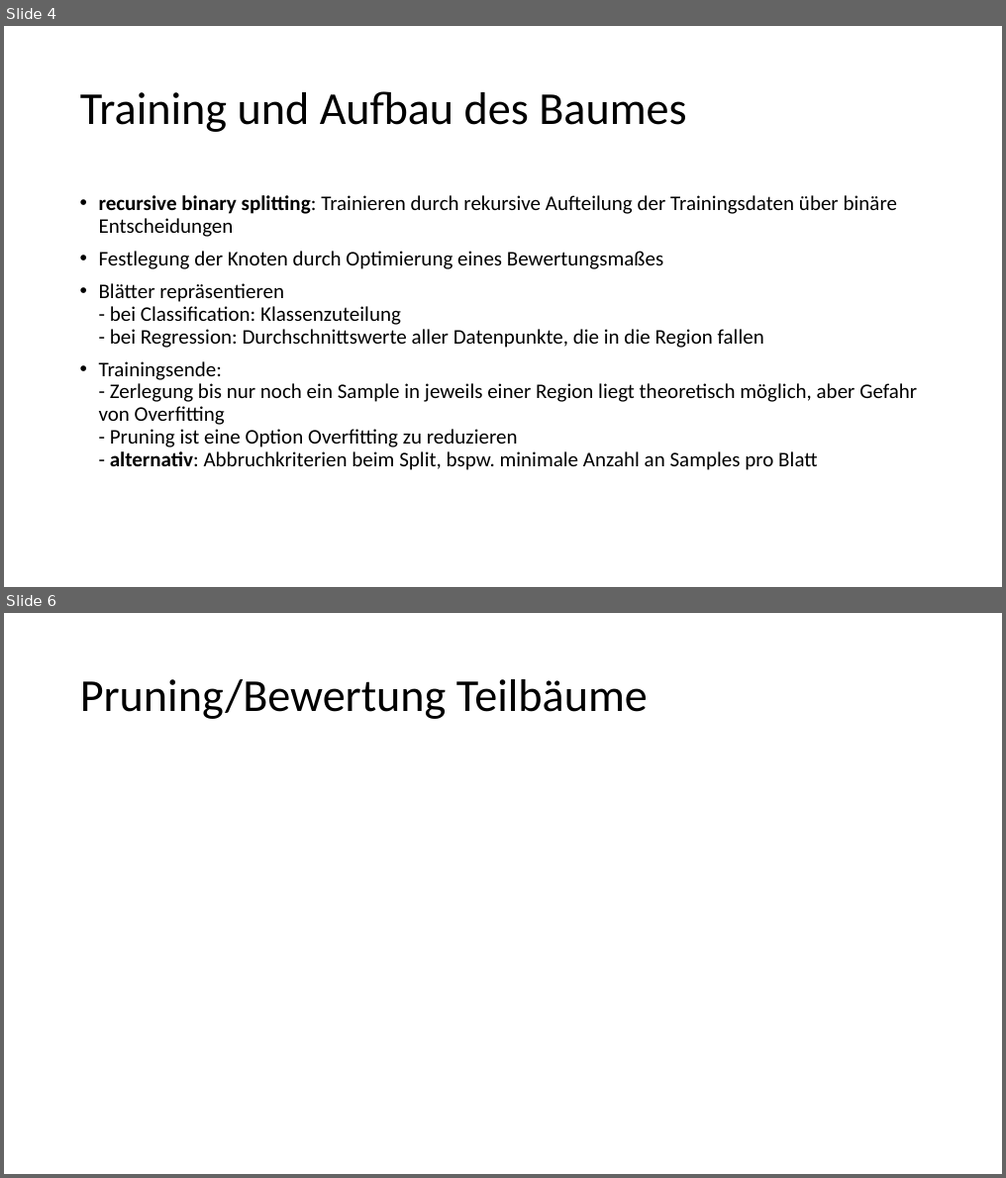
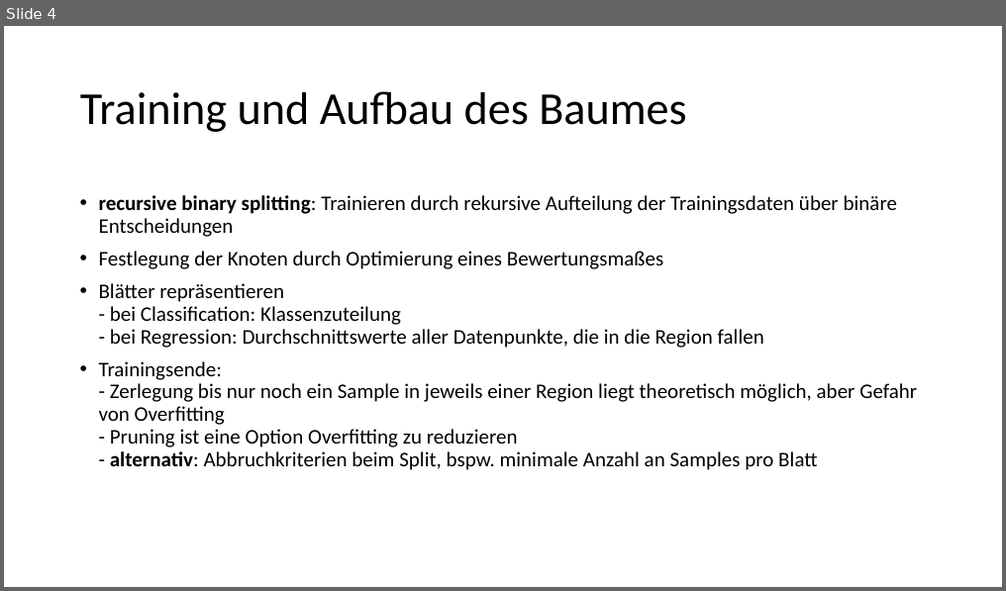
Before and after one commit to MichaelisMenden/Mustererkennung, a slide deck: Aufgabe 3/CART_Gruppe6_Burger,Baron,Linder,Wimmer.ppt. Shown one above the other, each under a label of ours: slides 4 and 6 before the commit, slide 4 after it; the slides between them are not shown. The pictures are 1006x1178 and 1006x591 pixels, drawn with LibreOffice and Linux fonts; fonts in the diff are those of the drawing; background and template pictures are left out. Boxes give left, top, right and bottom in pixels: in the first picture for what was removed or moved away, otherwise in the second. Text is boxed around its words. In the diff, an @@ line names an element or a change of style, - is before the commit and + after.

```diff
--- a/Aufgabe 3/CART_Gruppe6_Burger,Baron,Linder,Wimmer.ppt
+++ b/Aufgabe 3/CART_Gruppe6_Burger,Baron,Linder,Wimmer.ppt
@@ slide 6 removed at (x1=4, y1=613, x2=1002, y2=1174), background #FFFFFF @@
@@ title removed at (x1=80, y1=679, x2=648, y2=719) @@
-Pruning/Bewertung Teilbäume
```
Also in this commit, not shown: 1 slide changed, 4 slides added, 2 other files.
